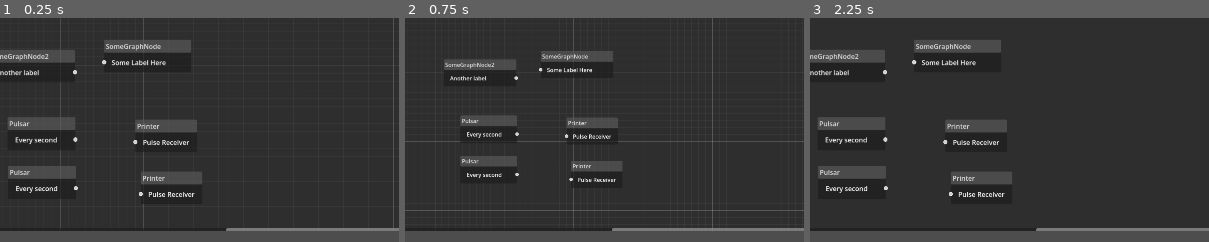
Above: before the commit, frames 1-3 (left to right).
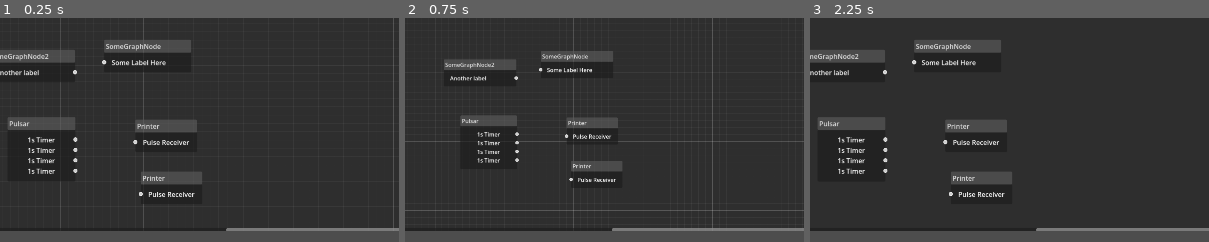
Above: after the commit, the same moments.

Repository: Gromnax/ProxyMaCentauri
Game: Godot game, scene res://GraphController/control_graph.tscn
The game is run twice, just before and just after one commit, with the same random seed, the same clock (stepped at 60 frames per second) and the same inputs. This scene is started directly instead of the project's main scene.
Inputs (mouse positions are % of the whole screen's width and height, from its top left):
- Up to frame 1 (0.25 s): no input
- Up to frame 2 (0.75 s): click (4, 3) at 0.5 s
- Up to frame 3 (2.25 s): click (7, 3) at 1.25 s; click (8, 3) at 2 s
The pictures show only the part of the screen within x 13-63%, y 8-58%; the shares and areas given below are measured in that part.

The runs differ from the first frame. In frame 1, 1.5% of the frame differs, in the area x 2-20%, y 53-81%; in frame 2, 1.0%; in frame 3, 1.5%.

Commit message:
Putting GraphNodes in their own directory

Diff:
--- a/GraphController/Printer.tscn
+++ b/GraphController/GraphNodes/Printer.tscn
@@ -1,6 +1,6 @@
 [gd_scene format=3 uid="uid://bu0lmg4aplk7t"]
 
-[ext_resource type="Script" uid="uid://etb52btahptb" path="res://GraphController/printer.gd" id="1_pa20e"]
+[ext_resource type="Script" uid="uid://etb52btahptb" path="res://GraphController/GraphNodes/printer.gd" id="1_pa20e"]
 
 [node name="Printer" type="GraphNode" unique_id=1640221557]
 offset_right = 9.0
--- /dev/null
+++ b/GraphController/GraphNodes/PulsarNode.tscn
@@ -0,0 +1,80 @@
+[gd_scene format=3 uid="uid://4o1323va1pb"]
+
+[ext_resource type="Script" uid="uid://dmg65t0orfe1c" path="res://GraphController/GraphNodes/pulsar_node.gd" id="1_32qu6"]
+
+[node name="PulsarNode" type="GraphNode" unique_id=2041580164 node_paths=PackedStringArray("timer")]
+offset_right = 9.0
+offset_bottom = 55.0
+title = "Pulsar"
+slot/0/left_enabled = false
+slot/0/left_type = 0
+slot/0/left_color = Color(1, 1, 1, 1)
+slot/0/left_icon = null
+slot/0/right_enabled = true
+slot/0/right_type = 0
+slot/0/right_color = Color(1, 1, 1, 1)
+slot/0/right_icon = null
+slot/0/draw_stylebox = true
+slot/1/left_enabled = false
+slot/1/left_type = 0
+slot/1/left_color = Color(1, 1, 1, 1)
+slot/1/left_icon = null
+slot/1/right_enabled = true
+slot/1/right_type = 0
+slot/1/right_color = Color(1, 1, 1, 1)
+slot/1/right_icon = null
+slot/1/draw_stylebox = true
+slot/2/left_enabled = false
+slot/2/left_type = 0
+slot/2/left_color = Color(1, 1, 1, 1)
+slot/2/left_icon = null
+slot/2/right_enabled = true
+slot/2/right_type = 0
+slot/2/right_color = Color(1, 1, 1, 1)
+slot/2/right_icon = null
+slot/2/draw_stylebox = true
+slot/3/left_enabled = false
+slot/3/left_type = 0
+slot/3/left_color = Color(1, 1, 1, 1)
+slot/3/left_icon = null
+slot/3/right_enabled = true
+slot/3/right_type = 0
+slot/3/right_color = Color(1, 1, 1, 1)
+slot/3/right_icon = null
+slot/3/draw_stylebox = true
+script = ExtResource("1_32qu6")
+timer = NodePath("Timer")
+metadata/_custom_type_script = "uid://dmg65t0orfe1c"
+
+[node name="Timer" type="Timer" parent="." unique_id=441151500]
+autostart = true
+
+[node name="Container" type="AspectRatioContainer" parent="." unique_id=293459404]
+layout_mode = 2
+
+[node name="Label" type="Label" parent="Container" unique_id=1727136123]
+layout_mode = 2
+text = "1s Timer"
+
+[node name="Container2" type="AspectRatioContainer" parent="." unique_id=344754347]
+layout_mode = 2
+
+[node name="Label" type="Label" parent="Container2" unique_id=1060523786]
+layout_mode = 2
+text = "1s Timer"
+
+[node name="Container3" type="AspectRatioContainer" parent="." unique_id=741470352]
+layout_mode = 2
+
+[node name="Label" type="Label" parent="Container3" unique_id=1233088042]
+layout_mode = 2
+text = "1s Timer"
+
+[node name="Container4" type="AspectRatioContainer" parent="." unique_id=1935231895]
+layout_mode = 2
+
+[node name="Label" type="Label" parent="Container4" unique_id=338671471]
+layout_mode = 2
+text = "1s Timer"
+
+[connection signal="timeout" from="Timer" to="." method="_on_timer_timeout"]
--- a/GraphController/PulsarNode.tscn
+++ /dev/null
@@ -1,29 +0,0 @@
-[gd_scene format=3 uid="uid://4o1323va1pb"]
-
-[ext_resource type="Script" uid="uid://dmg65t0orfe1c" path="res://GraphController/pulsar_node.gd" id="1_32qu6"]
-
-[node name="PulsarNode" type="GraphNode" unique_id=2041580164 node_paths=PackedStringArray("timer")]
-offset_right = 9.0
-offset_bottom = 55.0
-title = "Pulsar"
-slot/0/left_enabled = false
-slot/0/left_type = 0
-slot/0/left_color = Color(1, 1, 1, 1)
-slot/0/left_icon = null
-slot/0/right_enabled = true
-slot/0/right_type = 0
-slot/0/right_color = Color(1, 1, 1, 1)
-slot/0/right_icon = null
-slot/0/draw_stylebox = true
-script = ExtResource("1_32qu6")
-timer = NodePath("Timer")
-metadata/_custom_type_script = "uid://dmg65t0orfe1c"
-
-[node name="Timer" type="Timer" parent="." unique_id=441151500]
-autostart = true
-
-[node name="Label" type="Label" parent="." unique_id=485080353]
-layout_mode = 2
-text = "Every second"
-
-[connection signal="timeout" from="Timer" to="." method="_on_timer_timeout"]
--- a/GraphController/control_graph.tscn
+++ b/GraphController/control_graph.tscn
@@ -1,8 +1,8 @@
 [gd_scene format=3 uid="uid://d2xked7pqiy7r"]
 
 [ext_resource type="Script" uid="uid://dj256iqws2s4m" path="res://GraphController/graph_edit.gd" id="1_h076a"]
-[ext_resource type="PackedScene" uid="uid://4o1323va1pb" path="res://GraphController/PulsarNode.tscn" id="2_rndvx"]
-[ext_resource type="PackedScene" uid="uid://bu0lmg4aplk7t" path="res://GraphController/Printer.tscn" id="3_vnras"]
+[ext_resource type="PackedScene" uid="uid://4o1323va1pb" path="res://GraphController/GraphNodes/PulsarNode.tscn" id="2_rndvx"]
+[ext_resource type="PackedScene" uid="uid://bu0lmg4aplk7t" path="res://GraphController/GraphNodes/Printer.tscn" id="3_vnras"]
 
 [node name="ControlGraph" type="VBoxContainer" unique_id=633943305]
 custom_minimum_size = Vector2(100, 0)
@@ -77,18 +77,9 @@
 offset_left = 273.0
 offset_top = 325.0
 offset_right = 436.0
-offset_bottom = 405.0
+offset_bottom = 480.0
 mouse_filter = 1
 position_offset = Vector2(273, 325)
-
-[node name="PulsarNode2" parent="GraphEdit" unique_id=584886048 instance=ExtResource("2_rndvx")]
-layout_mode = 0
-offset_left = 274.0
-offset_top = 442.0
-offset_right = 437.0
-offset_bottom = 522.0
-mouse_filter = 1
-position_offset = Vector2(274, 442)
 
 [node name="Printer" parent="GraphEdit" unique_id=1640221557 instance=ExtResource("3_vnras")]
 layout_mode = 0
Renamed: GraphController/graph_control_node.gd -> GraphController/GraphNodes/graph_control_node.gd
Renamed: GraphController/graph_control_node.gd.uid -> GraphController/GraphNodes/graph_control_node.gd.uid
Renamed: GraphController/printer.gd -> GraphController/GraphNodes/printer.gd
Renamed: GraphController/printer.gd.uid -> GraphController/GraphNodes/printer.gd.uid
Renamed: GraphController/pulsar_node.gd -> GraphController/GraphNodes/pulsar_node.gd
Renamed: GraphController/pulsar_node.gd.uid -> GraphController/GraphNodes/pulsar_node.gd.uid
